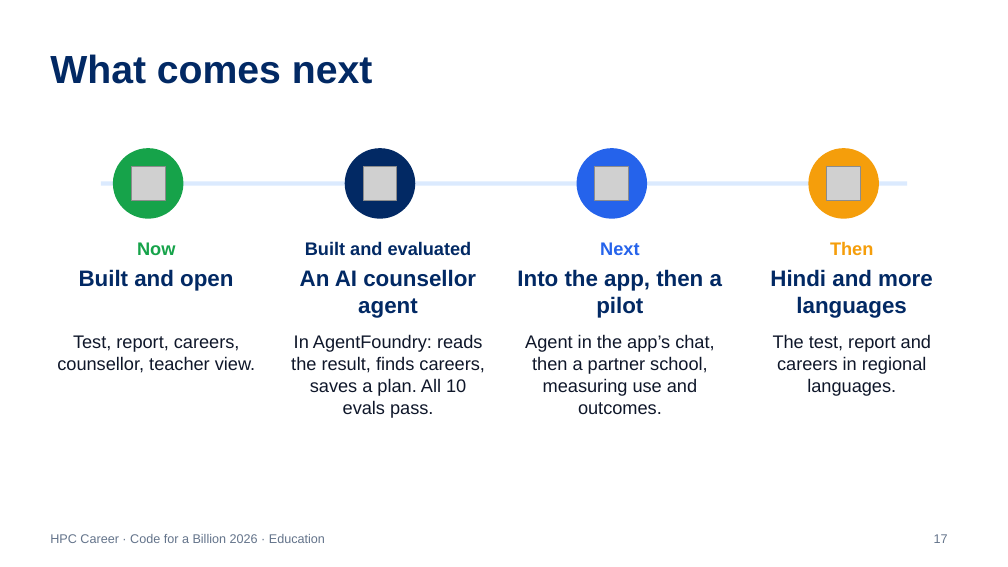
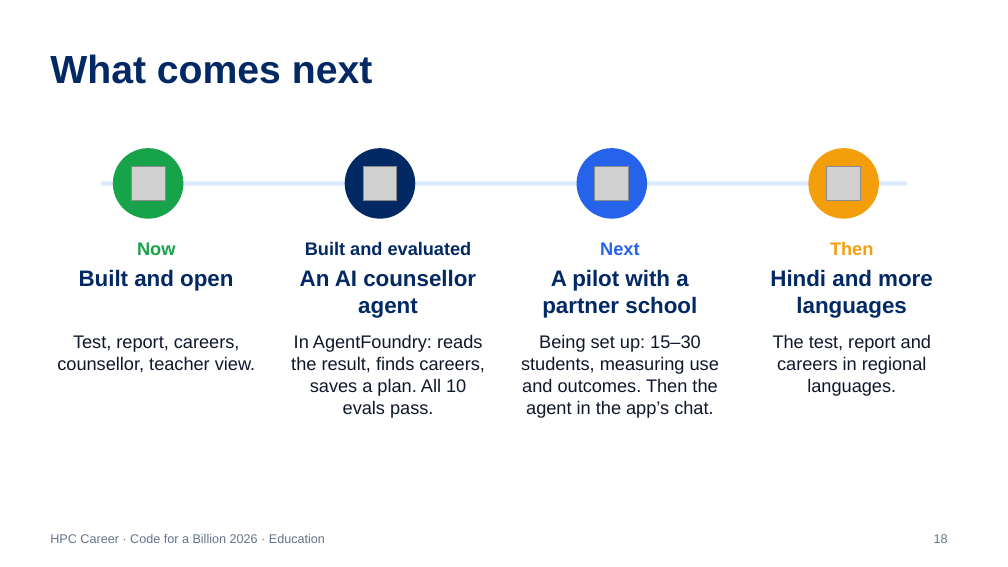
Before and after one commit to om-1115/hpc-career-agent, a slide deck: slide 18 of docs/HPC-Career-Explainer.pptx (slide 17 before the commit). Drawn at 1008x567 pixels with LibreOffice and Linux fonts; fonts in the diff are those of the drawing; grey boxes stand for pictures. Boxes give left, top, right and bottom in pixels: in the first picture for what was removed or moved away, otherwise in the second. Text is boxed around its words. In the diff, an @@ line names an element or a change of style, - is before the commit and + after.

Commit message:
Deck: try it live, and the pilot being set up
New slide 17: a QR code and link to the live demo (which profiles to tap)
and the pilot plan — a partner school or NGO being confirmed, 15–30
students, one or two class periods, what we measure, and how children's
data is protected. No date promised. The roadmap's Next is now 'a pilot
with a partner school, being set up', and the closing slide links the
live demo. 19 slides.

```diff
--- a/docs/HPC-Career-Explainer.pptx
+++ b/docs/HPC-Career-Explainer.pptx
@@ text at (x1=542, y1=269, x2=697, y2=318): text changed @@
-Into the app, then a pilot
+A pilot with a partner school
@@ text at (x1=521, y1=334, x2=719, y2=418): text changed @@
-Agent in the app’s chat, then a partner school, measuring use and outcomes.
+Being set up: 15–30 students, measuring use and outcomes. Then the agent in the app’s chat.
@@ page number at (x1=934, y1=534, x2=948, y2=543): text changed @@
-17
+18
```
Also in this commit, not shown: 1 other slide changed, 1 slide added, 1 other file.
